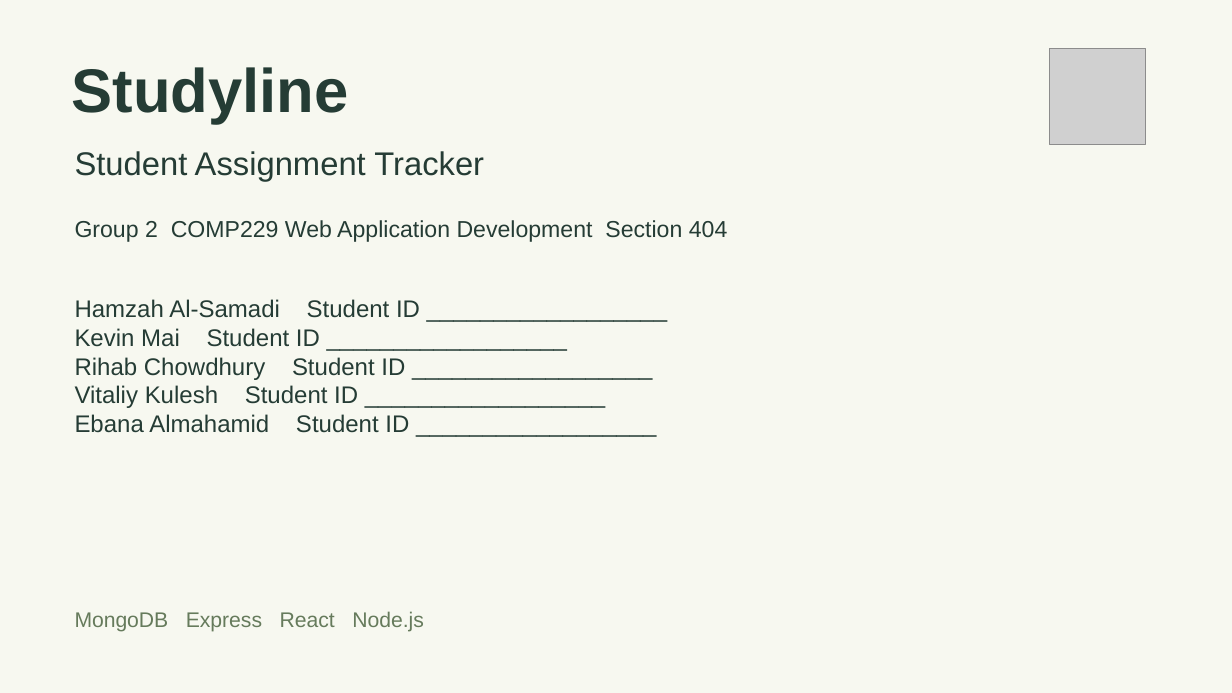
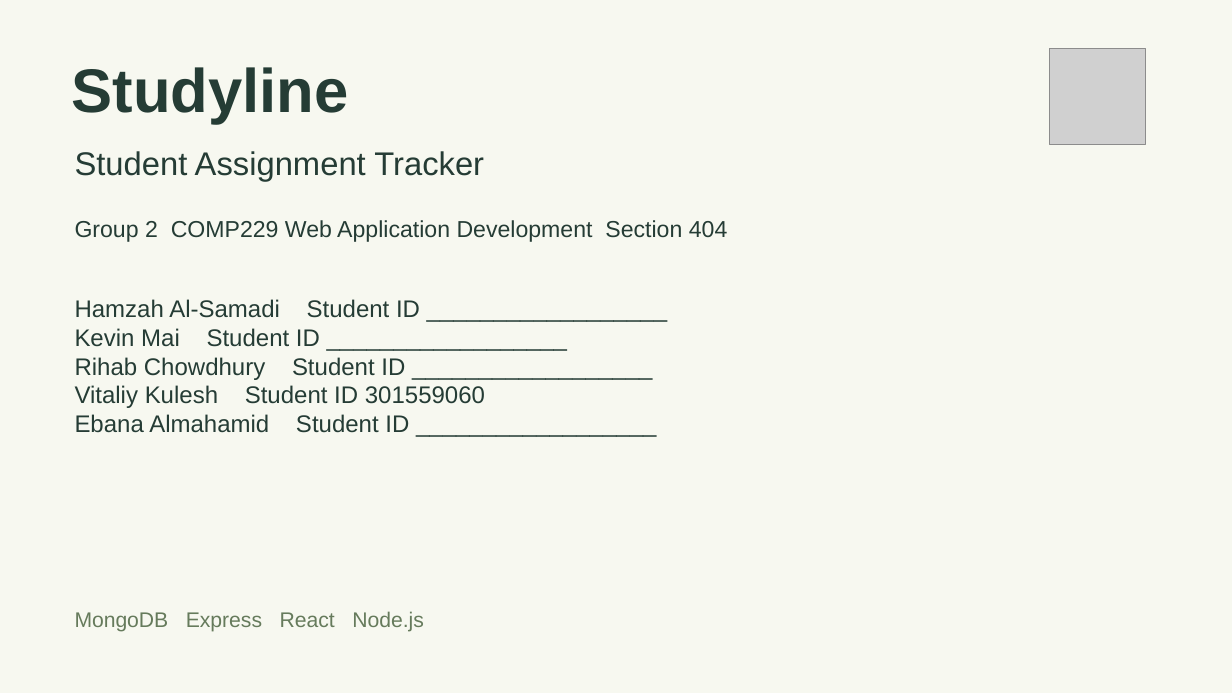
Before and after one commit to vkulesh-netizen/student-assignment-tracker, a slide deck: slide 1 of docs/Team Presentation Starter.pptx. Drawn at 1232x693 pixels with LibreOffice and Linux fonts; fonts in the diff are those of the drawing; grey boxes stand for pictures. Boxes give left, top, right and bottom in pixels: in the first picture for what was removed or moved away, otherwise in the second. Text is boxed around its words. In the diff, an @@ line names an element or a change of style, - is before the commit and + after.

```diff
--- a/docs/Team Presentation Starter.pptx
+++ b/docs/Team Presentation Starter.pptx
@@ text at box(75, 385, 485, 408): text changed @@
-Vitaliy Kulesh Student ID __________________
+Vitaliy Kulesh Student ID 301559060
```
Also in this commit, not shown: 1 other slide changed, 8 other files.
